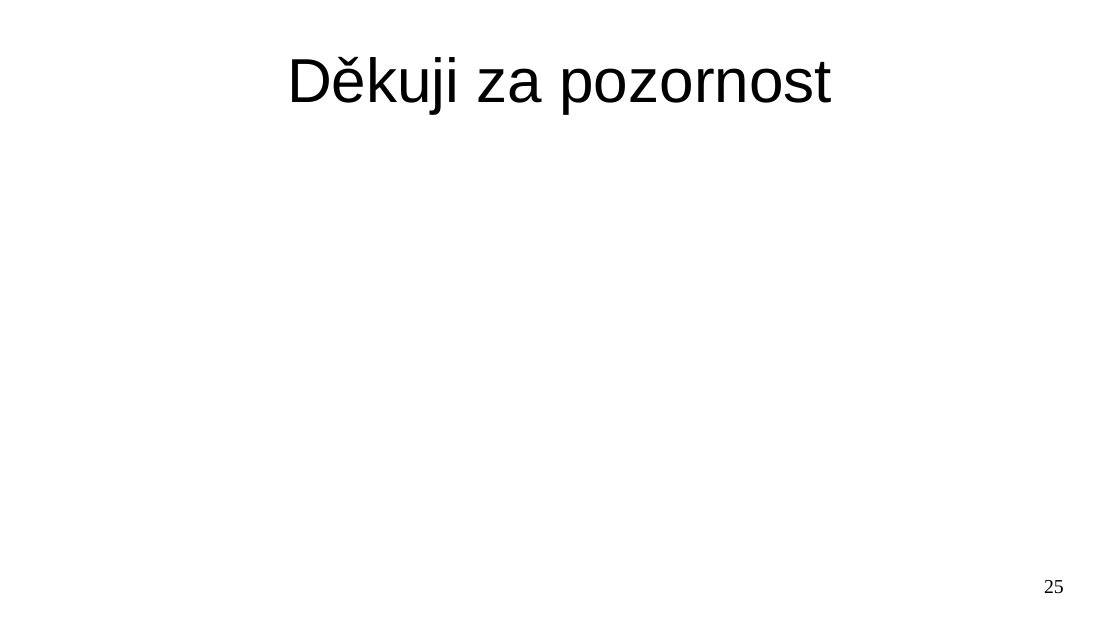
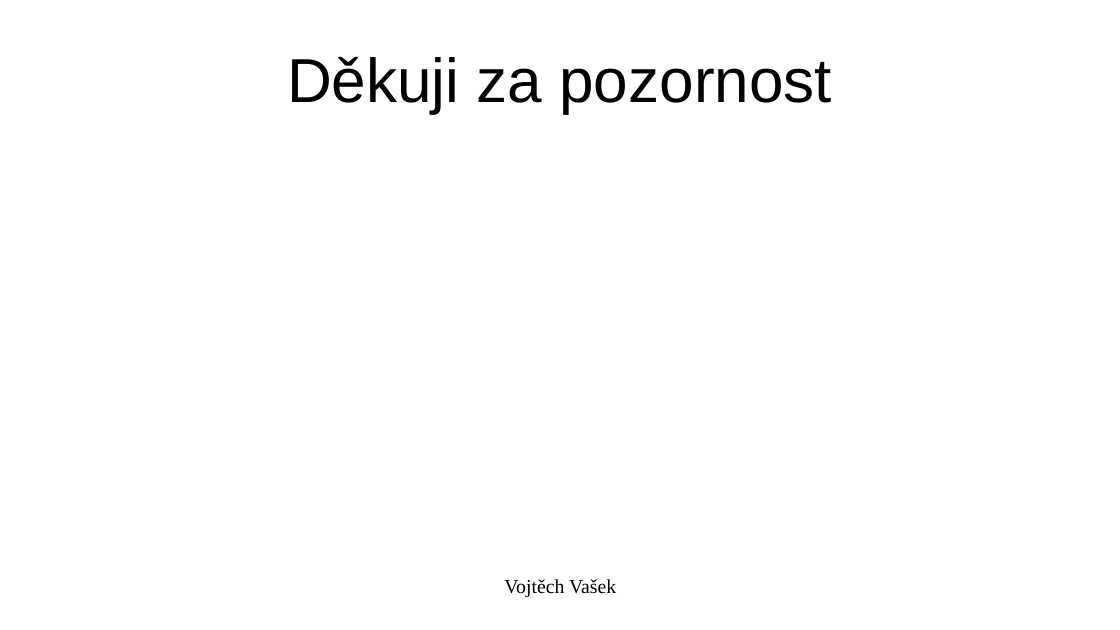
Before and after one commit to Honeymoon-with-Anxiety/Honeymoon, a slide deck: slide 25 of 24w45/TVP_7_11_24@1.odp. Drawn at 1120x630 pixels with LibreOffice and Linux fonts; fonts in the diff are those of the drawing. Boxes give left, top, right and bottom in pixels: in the first picture for what was removed or moved away, otherwise in the second. Text is boxed around its words. In the diff, an @@ line names an element or a change of style, - is before the commit and + after.

Commit message:
TVP_7_11_24

```diff
--- a/24w45/TVP_7_11_24@1.odp
+++ b/24w45/TVP_7_11_24@1.odp
@@ text added at (504, 579, 616, 598), 14 pt, text #000000 @@
+Vojtěch Vašek
@@ page number removed at (1044, 580, 1064, 594) @@
-25
```
Also in this commit, not shown: 1 other slide changed.
